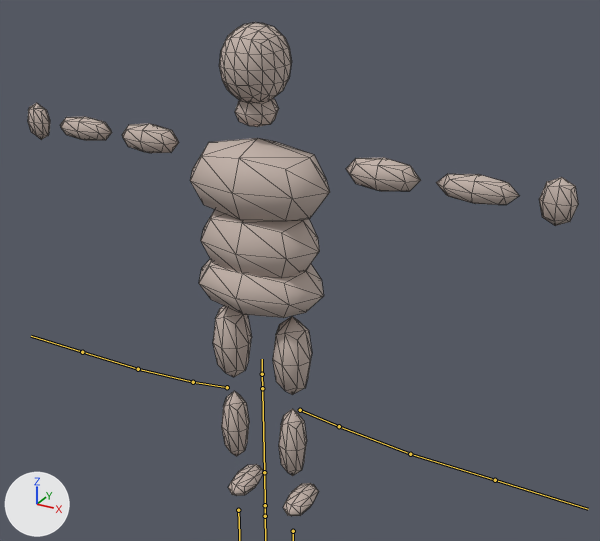
The glTF model Assets/StreamingAssets/Models/humanoid_rigged.glb as it was, and as the next commit left it.
Camera for both pictures: a 50 mm lens placed at (1.32, -2.14, 3.01), pointed at (-0.02, 0.3, 1.79). The lights are fixed; the arrows at lower left show +X, +Y and +Z. The bones that bend it are drawn over the model as lines. Mesh edges are drawn as thin lines.

In view in the first picture: 'Humanoid'.
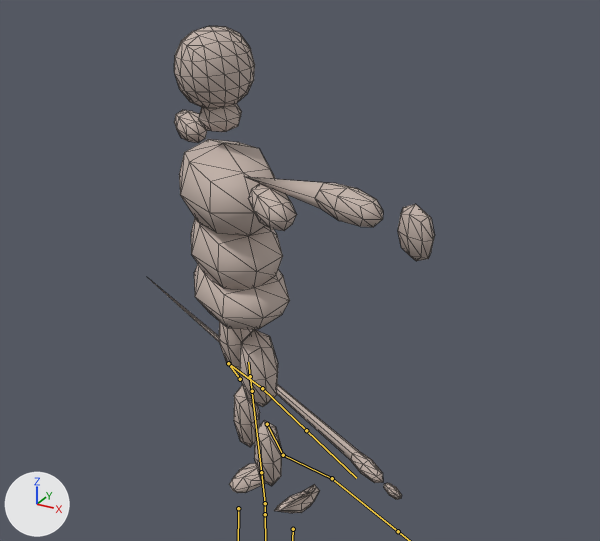
The newer file adds an action. The first version stands in its rest pose; the second is drawn at frame 4 of the action 'Attack'.

Location of each change, [x1, y1, x2, y2] in pixels of the pictures (600 x 541 px):
'Humanoid', posed (48% narrower)
    before: [28, 22, 578, 516]
    after: [148, 26, 435, 513]
bone 'Hips', root to tip
    before: (265, 516) to (265, 505)
    after: (265, 514) to (265, 503)
bone 'Spine', root to tip
    before: (265, 505) to (264, 472)
    after: (265, 503) to (261, 472)
bone 'Chest', root to tip
    before: (264, 472) to (262, 390)
    after: (261, 472) to (252, 392)
bone 'UpperArm_L', root to tip
    before: (339, 426) to (410, 454)
    after: (283, 455) to (332, 478)
bone 'LowerArm_L', root to tip
    before: (410, 454) to (495, 480)
    after: (332, 478) to (398, 531)
bone 'UpperArm_R', root to tip
    before: (193, 382) to (138, 369)
    after: (228, 363) to (262, 388)
bone 'LowerArm_R', root to tip
    before: (138, 369) to (82, 352)
    after: (262, 388) to (306, 430)
bone 'Hand_R', root to tip
    before: (82, 352) to (31, 336)
    after: (306, 430) to (356, 478)

The change, as a diff of the scene's bpy script:
```diff
--- a/Assets/StreamingAssets/Models/humanoid_rigged.glb.py
+++ b/Assets/StreamingAssets/Models/humanoid_rigged.glb.py
@@ bone_hips @@
 bone_hips = bpy.data.objects['Armature'].pose.bones['Hips']  # child of 'Root'
-bone_hips.location = (0.0, 0.0, 0.0)
+bone_hips.location = (0.0, 0.008, 0.0)
@@ bone_spine @@
 bone_spine = bpy.data.objects['Armature'].pose.bones['Spine']  # child of 'Hips'
-bone_spine.rotation_quaternion = (1.0, 0.0, 0.0, 0.0)  # degrees (0, 0, 0)
+bone_spine.rotation_quaternion = (0.975, 0.043, -0.216, 0.009)  # degrees (5, -25, 0)
@@ bone_chest @@
 bone_chest = bpy.data.objects['Armature'].pose.bones['Chest']  # child of 'Spine'
-bone_chest.rotation_quaternion = (1.0, 0.0, 0.0, 0.0)  # degrees (0, 0, 0)
+bone_chest.rotation_quaternion = (0.991, 0.0, -0.131, 0.0)  # degrees (0, -15, 0)
@@ bone_upperarm_l @@
 bone_upperarm_l = bpy.data.objects['Armature'].pose.bones['UpperArm_L']  # child of 'Shoulder_L'
-bone_upperarm_l.rotation_quaternion = (1.0, 0.0, 0.0, 0.0)  # degrees (0, 0, 0)
+bone_upperarm_l.rotation_quaternion = (0.976, 0.172, 0.023, 0.129)  # degrees (20, 0, 15)
@@ bone_lowerarm_l @@
 bone_lowerarm_l = bpy.data.objects['Armature'].pose.bones['LowerArm_L']  # child of 'UpperArm_L'
-bone_lowerarm_l.rotation_quaternion = (1.0, 0.0, 0.0, 0.0)  # degrees (0, 0, 0)
+bone_lowerarm_l.rotation_quaternion = (0.985, -0.174, 0.0, 0.0)  # degrees (-20, 0, 0)
@@ bone_upperarm_r @@
 bone_upperarm_r = bpy.data.objects['Armature'].pose.bones['UpperArm_R']  # child of 'Shoulder_R'
-bone_upperarm_r.rotation_quaternion = (1.0, 0.0, 0.0, 0.0)  # degrees (0, 0, 0)
+bone_upperarm_r.rotation_quaternion = (0.77, -0.539, -0.28, -0.196)  # degrees (-70, -40, 0)
@@ bone_lowerarm_r @@
 bone_lowerarm_r = bpy.data.objects['Armature'].pose.bones['LowerArm_R']  # child of 'UpperArm_R'
-bone_lowerarm_r.rotation_quaternion = (1.0, 0.0, 0.0, 0.0)  # degrees (0, 0, 0)
+bone_lowerarm_r.rotation_quaternion = (0.707, -0.707, 0.0, 0.0)  # degrees (-90, 0, 0)
@@ bone_hand_r @@
 bone_hand_r = bpy.data.objects['Armature'].pose.bones['Hand_R']  # child of 'LowerArm_R'
-bone_hand_r.rotation_quaternion = (1.0, 0.0, 0.0, 0.0)  # degrees (0, 0, 0)
+bone_hand_r.rotation_quaternion = (1.0, 0.021, 0.0, 0.0)  # degrees (2, 0, 0)
@@ bone_upperleg_l @@
 bone_upperleg_l = bpy.data.objects['Armature'].pose.bones['UpperLeg_L']  # child of 'Hips'
-bone_upperleg_l.rotation_quaternion = (1.0, 0.0, 0.0, 0.0)  # degrees (0, 0, 0)
+bone_upperleg_l.rotation_quaternion = (0.999, -0.039, 0.0, 0.0)  # degrees (-4, 0, 0)
@@ bone_upperleg_r @@
 bone_upperleg_r = bpy.data.objects['Armature'].pose.bones['UpperLeg_R']  # child of 'Hips'
-bone_upperleg_r.rotation_quaternion = (1.0, 0.0, 0.0, 0.0)  # degrees (0, 0, 0)
+bone_upperleg_r.rotation_quaternion = (-0.999, 0.039, 0.0, 0.0)  # degrees (-4, 0, 0)
```
